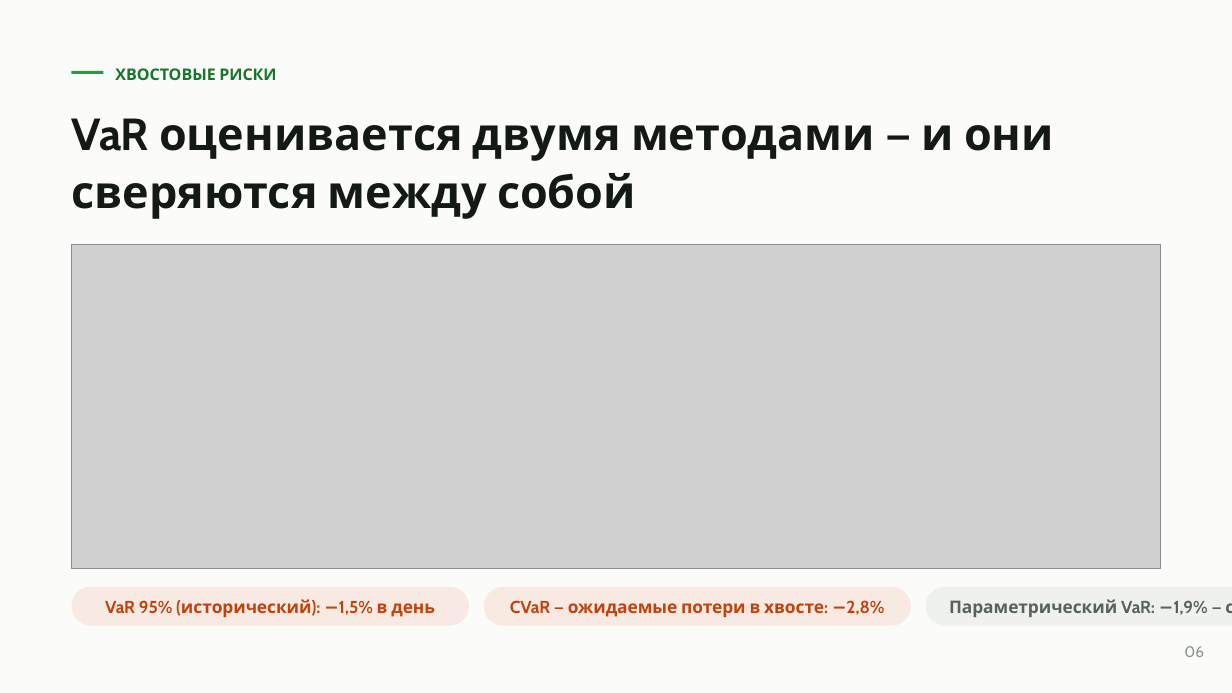
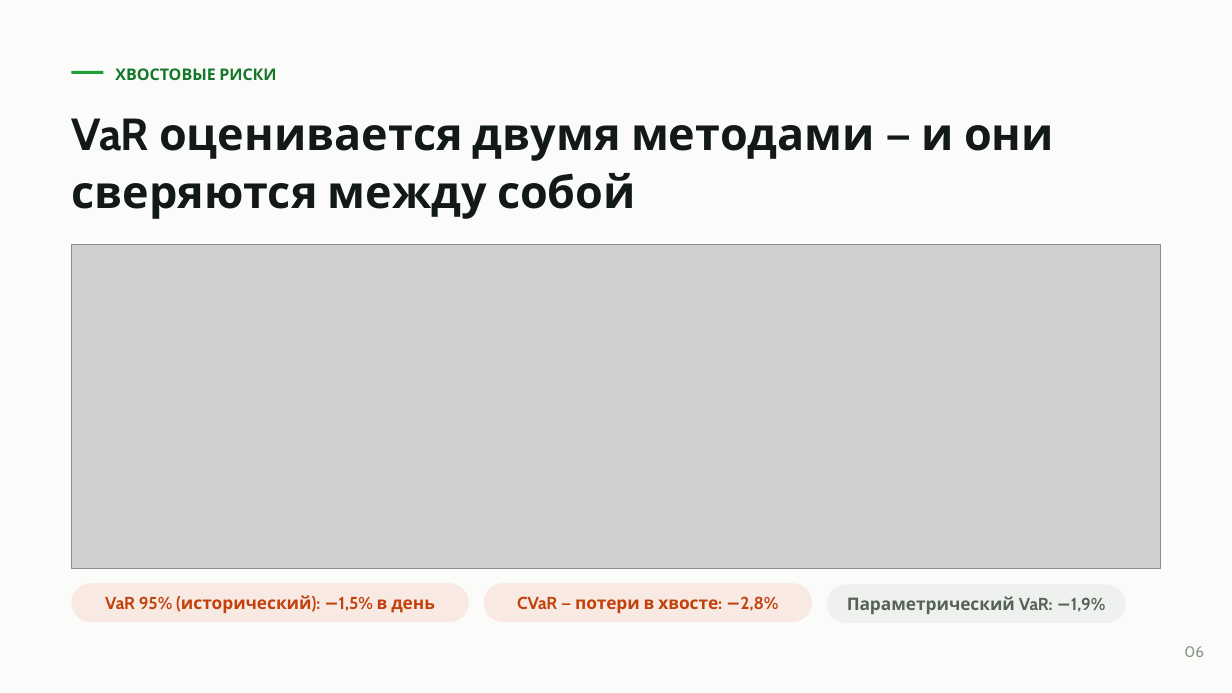
Before and after one commit to ivanGMAI/EquityMind, a slide deck: slide 6 of presentation/EquityMind.pptx. Drawn at 1232x693 pixels with LibreOffice and Linux fonts; fonts in the diff are those of the drawing; grey boxes stand for pictures. Boxes give left, top, right and bottom in pixels: in the first picture for what was removed or moved away, otherwise in the second. Text is boxed around its words. In the diff, an @@ line names an element or a change of style, - is before the commit and + after.

```diff
--- a/presentation/EquityMind.pptx
+++ b/presentation/EquityMind.pptx
@@ rounded rectangle "VaR 95% (исторический): −1,5% в ...": place and size @@
-rounded rectangle "VaR 95% (исторический): −1,5% в ..." at [71,587,469,626]
+rounded rectangle "VaR 95% (исторический): −1,5% в ..." at [71,583,469,622]
@@ rounded rectangle "CVaR — потери в хвосте: ...": place and size @@
-rounded rectangle "CVaR — потери в хвосте: ..." at [484,587,911,626]
+rounded rectangle "CVaR — потери в хвосте: ..." at [483,583,811,622]
@@ text in rounded rectangle at [517,596,778,613]: text changed @@
-CVaR — ожидаемые потери в хвосте: −2,8%
+CVaR — потери в хвосте: −2,8%
@@ rounded rectangle "Параметрический VaR: −1,9%": place and size @@
-rounded rectangle "Параметрический VaR: −1,9%" at [926,587,1232,626]
+rounded rectangle "Параметрический VaR: −1,9%" at [827,584,1126,623]
@@ text in rounded rectangle at [847,596,1105,614]: text changed @@
-Параметрический VaR: −1,9% — сверка методов
+Параметрический VaR: −1,9%
```
Also in this commit, not shown: 3 other slides changed, 1 slide removed, 6 other files.
